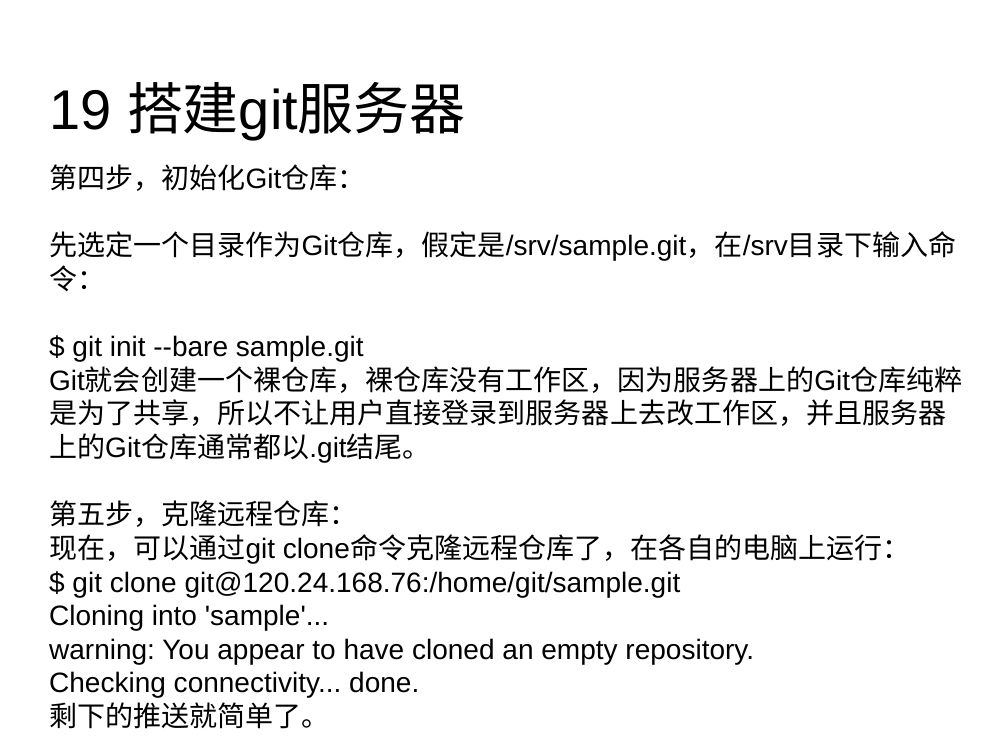
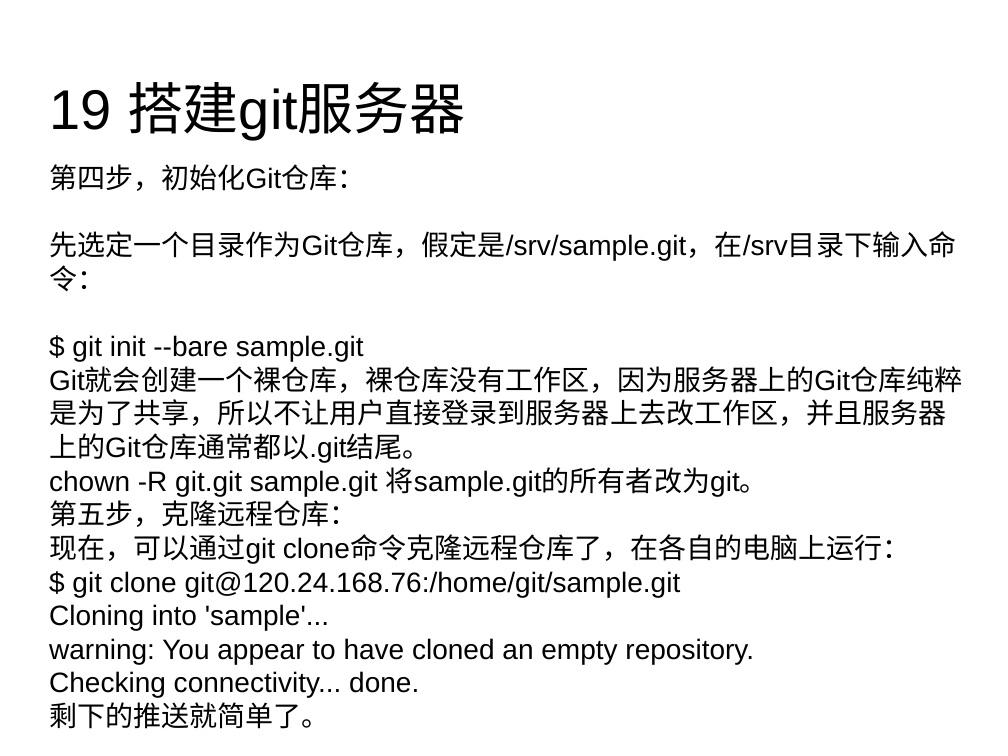
Before and after one commit to 39627020/learngit, a slide deck: slide 54 of 版本控制软件-GIT.pptx. Drawn at 1008x756 pixels with LibreOffice and Linux fonts; fonts in the diff are those of the drawing; background and template pictures are left out. Boxes give left, top, right and bottom in pixels: in the first picture for what was removed or moved away, otherwise in the second. Text is boxed around its words. In the diff, an @@ line names an element or a change of style, - is before the commit and + after.

```diff
--- a/版本控制软件-GIT.pptx
+++ b/版本控制软件-GIT.pptx
@@ text at bbox=[49, 467, 768, 497]: paragraph added @@
+chown -R git.git sample.git 将sample.git的所有者改为git。
```
Also in this commit, not shown: 2 other slides changed.
